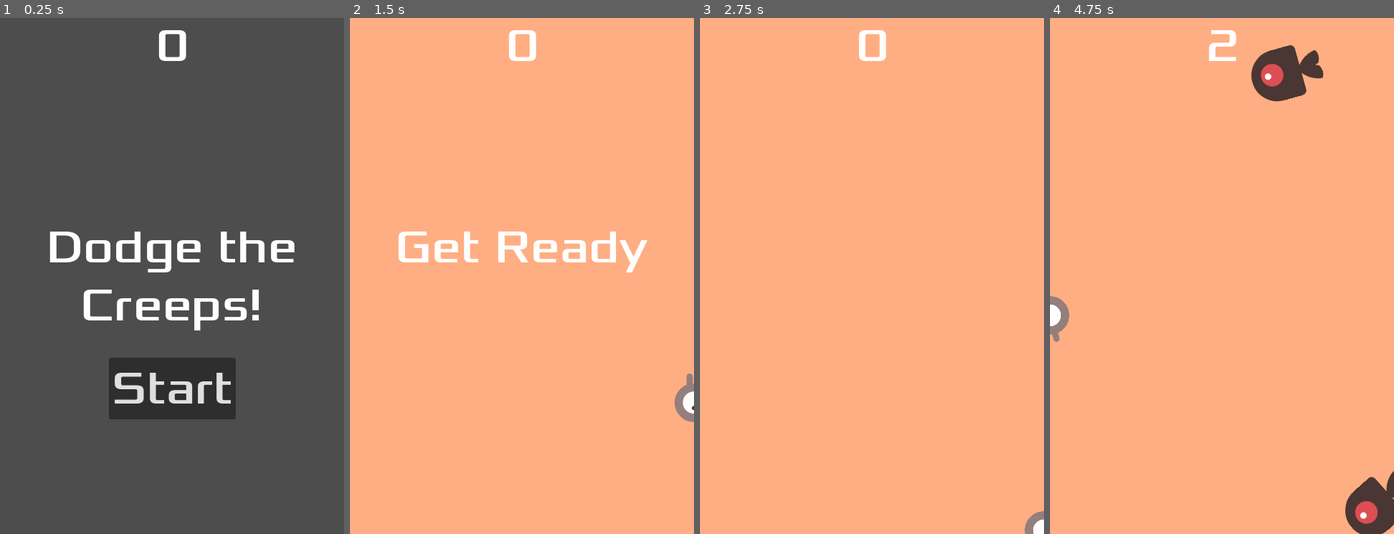
Above: before the commit, frames 1-4 (left to right).
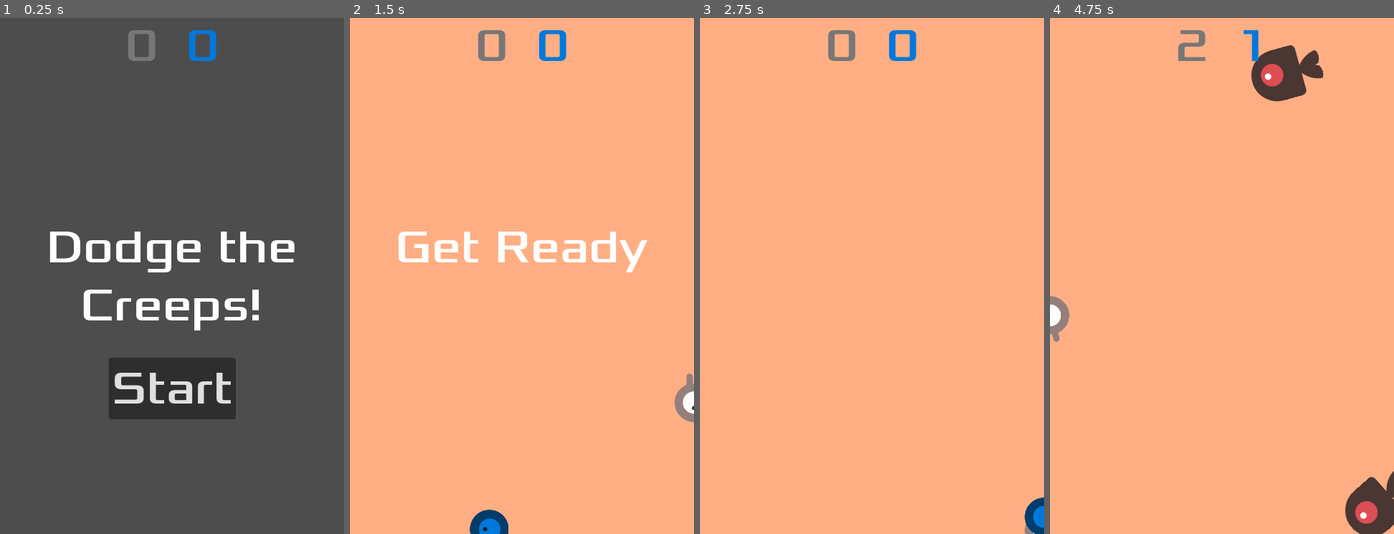
Above: after the commit, the same moments.

Repository: qbaucellsd/DodgeTheCreeps
Game: Godot game, scene res://main.tscn
Same seed, same stepped clock (60 frames per second), same inputs: the game is played once before the commit and once after it.
Inputs:
- Up to frame 1 (0.25 s): no input
- Up to frame 2 (1.5 s): tap Enter (start_game) at 0.5 s; hold Right (move_right) 0.53-1.28 s; hold S (move_down2, bound only after the commit) 0.53-1.28 s; tap A (move_left2, bound only after the commit) at 0.8, 1.35 s; hold Down (move_down) from 1.28 s (still down)
- Up to frame 3 (2.75 s): tap D (move_right2, bound only after the commit) at 1.55 s; release Down (move_down) at 2.03 s; hold Right (move_right) from 2.03 s (still down); hold D (move_right2, bound only after the commit) from 2.03 s (still down); tap W (move_up2, bound only after the commit) at 2.3 s
- Up to frame 4 (4.75 s): release Right (move_right) at 2.78 s; release D (move_right2, bound only after the commit) at 2.78 s; hold Up (move_up) 2.78-3.53 s; tap W (move_up2, bound only after the commit) at 2.85 s; tap S (move_down2, bound only after the commit) at 3.05, 4.35 s; hold A (move_left2, bound only after the commit) 3.53-4.28 s; hold Left (move_left) from 3.53 s (still down); tap Enter (start_game) at 3.6 s; tap D (move_right2, bound only after the commit) at 4.55 s

The runs differ from the first frame. In frame 1, 0.9% of the frame differs, in the area x 37-63%, y 2-9%; in frame 2, 1.3%, in the area x 34-63%, y 2-100%; in frame 3, 1.2%; in frame 4, 0.6%.

Commit message:
Commit21
[COMMIT] Multijugador local

Diff:
--- a/ex-5.dodge-the-creep/hud.gd
+++ b/ex-5.dodge-the-creep/hud.gd
@@ -7,18 +7,26 @@
 	$Missatge.show()
 	$MessageTimer.start()
 
-func show_game_over():
-	show_message("Game Over")
-	# Espereu fins que el MessageTimer hagi acabat de comptar.
+func show_game_over(score1: int, score2: int):
+	var winner_text = ""
+	if score1 > score2:
+		winner_text = "Player 1 ha guanyat!"
+	elif score2 > score1:
+		winner_text = "Player 2 ha guanyat!"
+	else:
+		winner_text = "Empat!"
+	show_message("Game Over\n" + winner_text)
 	await $MessageTimer.timeout
 	$Missatge.text = "Dodge the\nCreeps!"
 	$Missatge.show()
-	# Feu un temporitzador one-shot i espereu que acabi.
 	await get_tree().create_timer(1).timeout
 	$StartButton.show()
 
 func update_score(score):
 	$ScoreLabel.text = str(score)
+
+func update_score2(score2):
+	$ScoreLabel2.text = str(score2)
 
 func _on_start_button_pressed() -> void:
 	$StartButton.hide()
--- a/ex-5.dodge-the-creep/hud.tscn
+++ b/ex-5.dodge-the-creep/hud.tscn
@@ -16,10 +16,24 @@
 anchors_preset = 5
 anchor_left = 0.5
 anchor_right = 0.5
-offset_left = -22.5
-offset_right = 22.5
+offset_left = -65.0
+offset_right = -20.0
 offset_bottom = 78.0
 grow_horizontal = 2
+theme_override_colors/font_color = Color(0.46618086, 0.4661808, 0.4661808, 1)
+theme_override_fonts/font = ExtResource("2_8sq4i")
+theme_override_font_sizes/font_size = 64
+text = "0"
+
+[node name="ScoreLabel2" type="Label" parent="."]
+anchors_preset = 5
+anchor_left = 0.5
+anchor_right = 0.5
+offset_left = 20.0
+offset_right = 65.0
+offset_bottom = 78.0
+grow_horizontal = 2
+theme_override_colors/font_color = Color(0.007843138, 0.47058824, 0.8627451, 1)
 theme_override_fonts/font = ExtResource("2_8sq4i")
 theme_override_font_sizes/font_size = 64
 text = "0"
@@ -38,6 +52,7 @@
 text = "Dodge the
 Creeps!"
 horizontal_alignment = 1
+autowrap_mode = 3
 
 [node name="StartButton" type="Button" parent="."]
 anchors_preset = -1
--- a/ex-5.dodge-the-creep/main.gd
+++ b/ex-5.dodge-the-creep/main.gd
@@ -2,11 +2,16 @@
 
 @export var mob_scene: PackedScene
 var score: int = 0
+var score2: int = 0
+var player1_alive: bool = true
+var player2_alive: bool = true
 
 # Called when the node enters the scene tree for the first time.
 func _ready() -> void:
 	hide()
 	randomize()
+	$Player.connect("hit", Callable(self, "_on_player1_dead"))
+	$Player2.connect("hit2", Callable(self, "_on_player2_dead"))
 
 # Called every frame. 'delta' is the elapsed time since the previous frame.
 func _process(delta: float) -> void:
@@ -17,21 +22,32 @@
 	$DeathSound.play()
 	$ScoreTimer.stop()
 	$MobTimer.stop()
-	$HUD.show_game_over()
+	$HUD.show_game_over(score, score2)
 
 func new_game():
 	get_tree().call_group("mobs", "queue_free")
 	score = 0
+	score2 = 0
+	player1_alive = true
+	player2_alive = true
 	$Player.start($StartPosition.position)
+	$Player2.start($StartPosition.position)
 	$StartTimer.start()
 	$HUD.update_score(score)
+	$HUD.update_score2(score2)
 	$HUD.show_message("Get Ready")
 	$Music.play()
 	show()
 
 func _on_score_timer_timeout() -> void:
-	score += 1
-	$HUD.update_score(score)
+	print(score)
+	print(score2)
+	if player1_alive:
+		score += 1
+		$HUD.update_score(score)
+	if player2_alive:
+		score2 += 1
+		$HUD.update_score2(score2)
 
 func _on_start_timer_timeout() -> void:
 	$MobTimer.start()
@@ -56,3 +72,16 @@
 	mob.linear_velocity = velocity.rotated(direction)
 	# Afegeix la multitud a l'escena principal.
 	add_child(mob)
+
+func _on_player1_dead():
+	player1_alive = false
+	check_game_over()
+
+func _on_player2_dead():
+	player2_alive = false
+	print(player2_alive)
+	check_game_over()
+
+func check_game_over():
+	if not player1_alive and not player2_alive:
+		game_over()
--- a/ex-5.dodge-the-creep/main.tscn
+++ b/ex-5.dodge-the-creep/main.tscn
@@ -6,6 +6,7 @@
 [ext_resource type="AudioStream" uid="uid://dgt45b81o5755" path="res://assets/dodge_assets/art/House In a Forest Loop.ogg" id="3_7mycd"]
 [ext_resource type="PackedScene" uid="uid://dtfgg60wdrldt" path="res://hud.tscn" id="4_1bvp3"]
 [ext_resource type="AudioStream" uid="uid://d13wa7ygytvwr" path="res://assets/dodge_assets/art/gameover.wav" id="4_272bh"]
+[ext_resource type="Script" uid="uid://bsp1qpmx48hte" path="res://player2.gd" id="6_272bh"]
 
 [sub_resource type="Curve2D" id="Curve2D_ig7tw"]
 _data = {
@@ -34,6 +35,10 @@
 
 [node name="Player" parent="." instance=ExtResource("1_ig7tw")]
 
+[node name="Player2" parent="." instance=ExtResource("1_ig7tw")]
+modulate = Color(0.006730797, 0.46904445, 0.86184984, 1)
+script = ExtResource("6_272bh")
+
 [node name="MobTimer" type="Timer" parent="."]
 wait_time = 0.5
 
@@ -53,7 +58,6 @@
 
 [node name="HUD" parent="." instance=ExtResource("4_1bvp3")]
 
-[connection signal="hit" from="Player" to="." method="game_over"]
 [connection signal="timeout" from="MobTimer" to="." method="_on_mob_timer_timeout"]
 [connection signal="timeout" from="ScoreTimer" to="." method="_on_score_timer_timeout"]
 [connection signal="timeout" from="StartTimer" to="." method="_on_start_timer_timeout"]
--- /dev/null
+++ b/ex-5.dodge-the-creep/player2.gd
@@ -0,0 +1,49 @@
+extends Area2D
+signal hit2
+
+@export var speed: float = 400.0 # A quina velocitat es mourà el jugador (píxels/seg)
+var screen_size: Vector2 # Mida de la finestra de joc
+
+# Called when the node enters the scene tree for the first time.
+func _ready() -> void:
+	screen_size = get_viewport_rect().size
+	hide()
+	start(Vector2(240, 450))
+
+# Called every frame. 'delta' is the elapsed time since the previous frame.
+func _process(delta: float) -> void:
+	var velocity = Vector2.ZERO # Vector de moviment del jugador.
+	if Input.is_action_pressed("move_right2"):
+		velocity.x += 1
+	if Input.is_action_pressed("move_left2"):
+		velocity.x -= 1
+	if Input.is_action_pressed("move_down2"):
+		velocity.y += 1
+	if Input.is_action_pressed("move_up2"):
+		velocity.y -= 1
+	if velocity.length() > 0:
+		velocity = velocity.normalized() * speed
+		$AnimatedSprite2D.play()
+	else:
+		$AnimatedSprite2D.stop()
+	position += velocity * delta
+	position.x = clamp(position.x, 0, screen_size.x)
+	position.y = clamp(position.y, 0, screen_size.y)
+	if velocity.x != 0:
+		$AnimatedSprite2D.animation = "walk"
+		$AnimatedSprite2D.flip_v = false
+		$AnimatedSprite2D.flip_h = velocity.x < 0
+	elif velocity.y != 0:
+		$AnimatedSprite2D.animation = "up"
+		$AnimatedSprite2D.flip_v = velocity.y > 0
+
+func _on_body_entered(body: Node2D) -> void:
+	hide() # El jugador desapareix després de ser impactat.
+	emit_signal("hit2")
+	# S'ha d'ajornar, ja que no podem canviar les propietats físiques en una crida de retorn de física.
+	$CollisionShape2D.set_deferred("disabled", true)
+
+func start(pos):
+	position = pos
+	show()
+	$CollisionShape2D.disabled = false
--- a/ex-5.dodge-the-creep/project.godot
+++ b/ex-5.dodge-the-creep/project.godot
@@ -48,3 +48,23 @@
 "events": [Object(InputEventKey,"resource_local_to_scene":false,"resource_name":"","device":-1,"window_id":0,"alt_press …(195 unchanged characters)…
 ]
 }
+move_right2={
+"deadzone": 0.5,
+"events": [Object(InputEventKey,"resource_local_to_scene":false,"resource_name":"","device":-1,"window_id":0,"alt_pressed":false,"shift_pressed":false,"ctrl_pressed":false,"meta_pressed":false,"pressed":false,"keycode":0,"physical_keycode":68,"key_label":0,"unicode":100,"location":0,"echo":false,"script":null)
+]
+}
+move_left2={
+"deadzone": 0.5,
+"events": [Object(InputEventKey,"resource_local_to_scene":false,"resource_name":"","device":-1,"window_id":0,"alt_pressed":false,"shift_pressed":false,"ctrl_pressed":false,"meta_pressed":false,"pressed":false,"keycode":0,"physical_keycode":65,"key_label":0,"unicode":97,"location":0,"echo":false,"script":null)
+]
+}
+move_up2={
+"deadzone": 0.5,
+"events": [Object(InputEventKey,"resource_local_to_scene":false,"resource_name":"","device":-1,"window_id":0,"alt_pressed":false,"shift_pressed":false,"ctrl_pressed":false,"meta_pressed":false,"pressed":false,"keycode":0,"physical_keycode":87,"key_label":0,"unicode":119,"location":0,"echo":false,"script":null)
+]
+}
+move_down2={
+"deadzone": 0.5,
+"events": [Object(InputEventKey,"resource_local_to_scene":false,"resource_name":"","device":-1,"window_id":0,"alt_pressed":false,"shift_pressed":false,"ctrl_pressed":false,"meta_pressed":false,"pressed":false,"keycode":0,"physical_keycode":83,"key_label":0,"unicode":115,"location":0,"echo":false,"script":null)
+]
+}
Not shown: 1 places in ex-5.dodge-the-creep/main.tscn that only renumber resources
Not shown, added: ex-5.dodge-the-creep/player2.gd.uid
